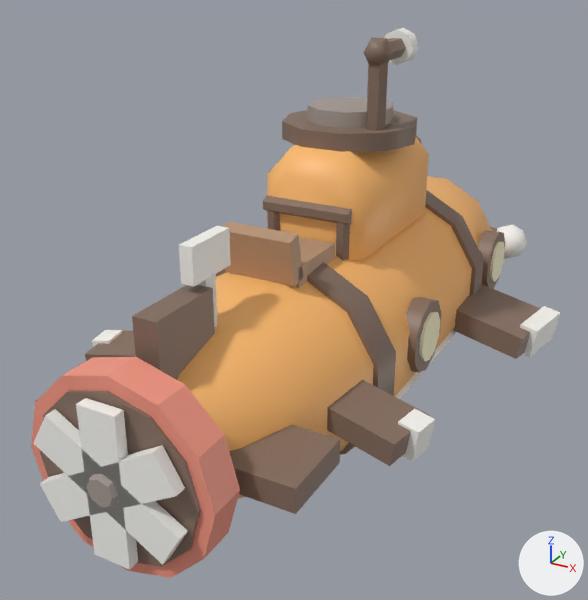
The glTF model art/subs/ReefRunner/ReefRunner.glb, before and after one commit.
One viewpoint serves both versions: a 50 mm camera at (17.62, -36.01, 18.72) aimed at (-0.9, -2.33, 1.88). Arrows for +X, +Y and +Z are at lower right; the lights stay in place. The older version comes first. Vertices at exactly the same position are counted once.

The first picture shows 'Hull', 'Hull_Glow', 'Prop', 'Seat'.
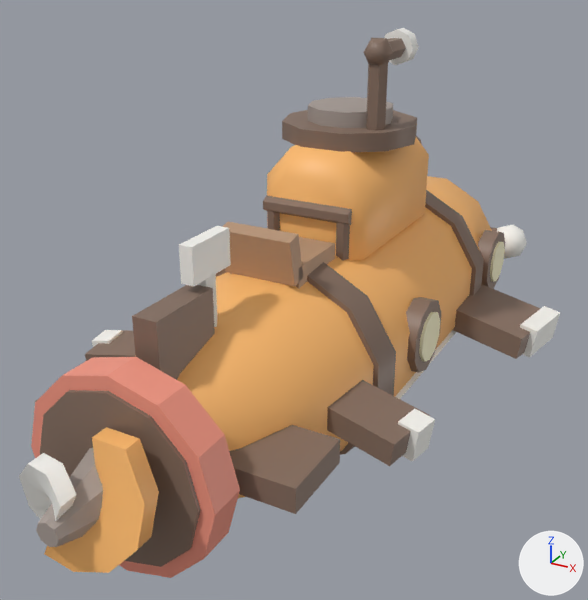
Changed parts and their boxes [x1, y1, x2, y2] in the pictures (588 x 600 px):
'Prop', reshaped (10% narrower, 15% shorter): before [33, 398, 188, 570]; after [19, 427, 159, 573]
part 1 of me_prop, added: after [36, 448, 103, 547]
part 2 of me_prop, added (orange): after [44, 427, 159, 573]
part 3 of me_prop, added: after [19, 453, 77, 521]
part 4 of me_prop, deleted: before [33, 409, 188, 565]
part 5 of me_prop, deleted: before [76, 398, 138, 570]

The change, as a diff of the scene's bpy script:
```diff
--- a/art/subs/ReefRunner/ReefRunner.glb.py
+++ b/art/subs/ReefRunner/ReefRunner.glb.py
@@ me_prop @@
 # used by ob_prop; location = (0.0, 0.0, 0.0)
-me_prop.from_pydata(...)  # 40 vertices, 64 faces; spans x -3.28..3.28, y -18.4..-16.6, z -2.6..4.0
+me_prop.from_pydata(...)  # 72 vertices, 132 faces; spans x -2.78..2.78, y -20.95..-16.7, z -1.99..3.39
+# me_prop part 1: a new loose piece, an 8-sided cut cone along y (radius 0.5 at the low end, 1.75 at the high end) spanning x -1.75..1.75, y -20.95..-16.7, z -1.05..2.45, in mat_defaultmaterial_003
+# me_prop part 2: a new loose piece of 28 vertices spanning x -0.56..2.78, y -20.73..-17.67, z -1.2..3.39, in mat_defaultmaterial_003
+# me_prop part 3: a new loose piece of 28 vertices spanning x -2.78..0.56, y -20.73..-17.67, z -1.99..2.6, in mat_defaultmaterial_003
+# me_prop part 4: 32 vertices removed from x -3.28..3.28, y -18.4..-16.6, z -1.69..3.09
+# me_prop part 5: 8 vertices removed from x -0.85..0.85, y -18.15..-17.65, z -2.6..4.0
 me_prop.materials.append(mat_defaultmaterial_003)
```
